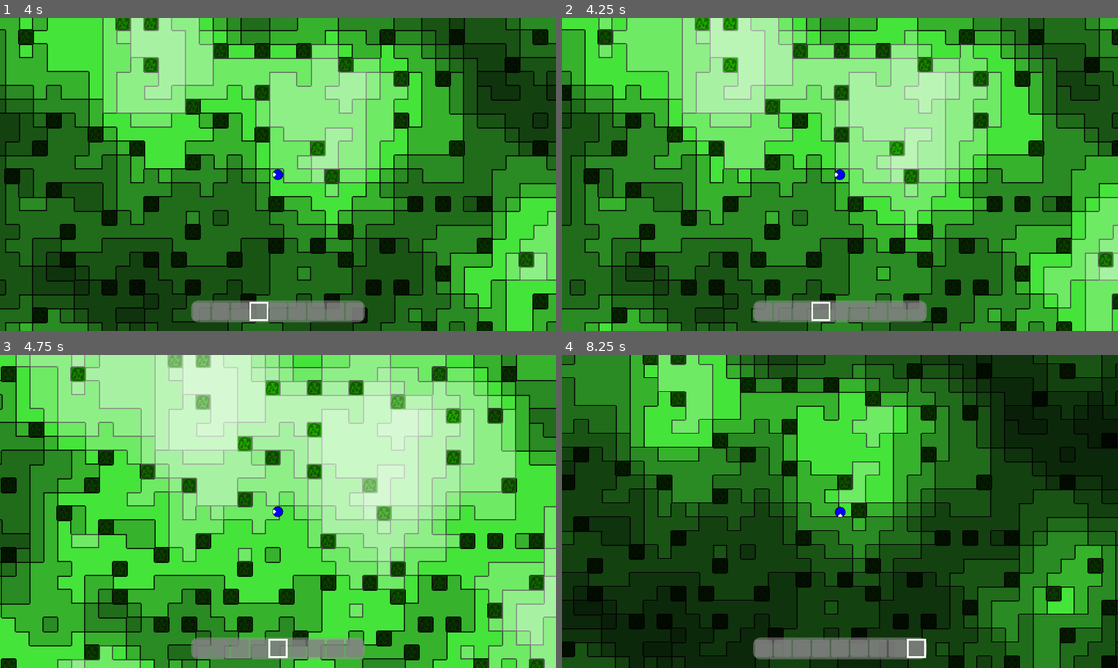
Above: before the commit, frames 1-4 (two rows, left to right).
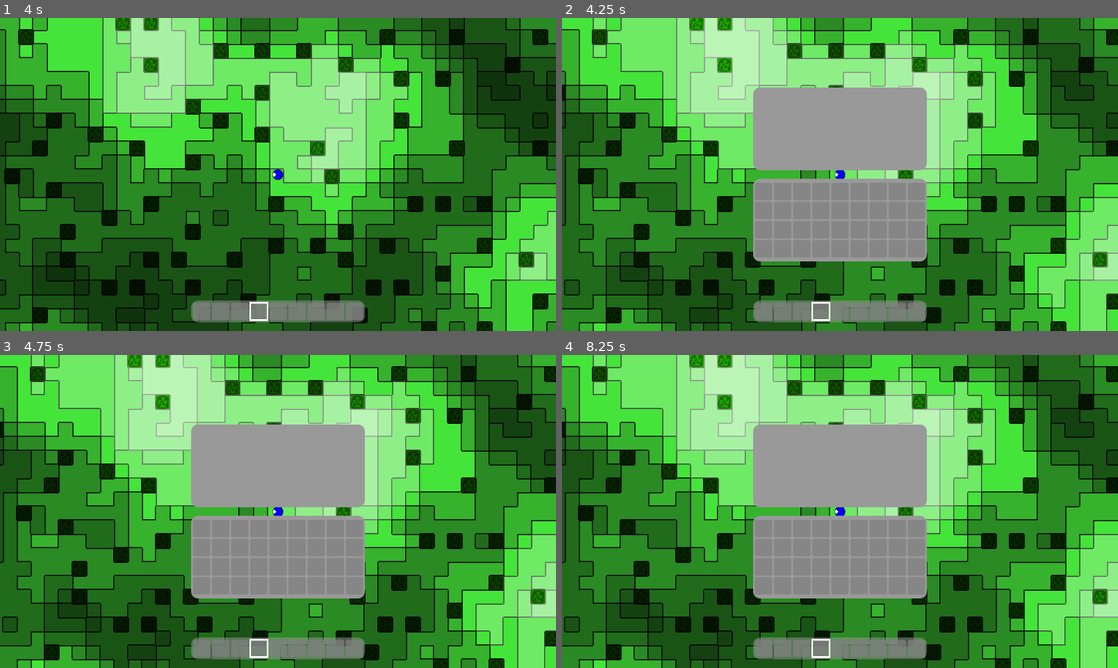
Above: after the commit, the same moments.

Repository: Bolgeg/godot_cuadrados
Game: Godot game, scene res://scenes/game.tscn
The game is run twice, just before and just after one commit, with the same random seed, the same clock (stepped at 60 frames per second) and the same inputs.
Inputs (mouse positions are in pixels of both pictures, inside the frame that each line leads up to):
- Up to frame 1 (4 s): tap Enter at 0.5, 3.5 s; move the mouse to (400, 158) at 0.52 s; hold D (move_right) 0.53-1.28 s; click (400, 158) at 0.6 s; move the mouse to (166, 190) at 1.27 s; hold S (move_down) 1.28-2.03 s; tap 1 (item_1) at 1.35 s; click (166, 190) at 1.55 s; tap Space at 2 s; move the mouse to (333, 105) at 2.02 s; hold D (move_right) 2.03-2.78 s; tap 2 (item_2) at 2.1 s; click (333, 105) at 2.3 s; move the mouse to (250, 237) at 2.77 s; hold W (move_up) 2.78-3.53 s; tap 3 (item_3) at 2.85 s; click (250, 237) at 3.05 s; move the mouse to (444, 221) at 3.52 s; hold A (move_left) from 3.53 s (still down); tap 4 (item_4) at 3.6 s; click (444, 221) at 3.8 s
- Up to frame 2 (4.25 s): keep holding A (move_left); tap E (open_inventory) at 4.15 s
- Up to frame 3 (4.75 s): keep holding A (move_left); move the mouse to (111, 464) at 4.27 s; tap 5 (item_5) at 4.35 s; click (111, 464) at 4.55 s
- Up to frame 4 (8.25 s): move the mouse to (867, 511) at 5.02 s; release A (move_left) at 5.03 s; hold S (move_down) 5.03-5.78 s; tap one key every 0.75 s from 5.1 s: 6 (item_6) 7 (item_7) 8 (item_8) 9 (item_9); click (867, 511) at 5.3 s; move the mouse to (756, 433) at 5.77 s; hold D (move_right) 5.78-6.53 s; click (756, 433) at 6.05 s; move the mouse to (962, 495) at 6.52 s; hold W (move_up) 6.53-7.28 s; click (962, 495) at 6.8 s; move the mouse to (728, 527) at 7.27 s; hold D (move_right) 7.28-8.03 s; click (728, 527) at 7.55 s; move the mouse to (895, 442) at 8.02 s; hold S (move_down) from 8.03 s (still down); click (895, 442) at 8.1 s

Frame 1 is identical in both runs. In frame 2, 36% of the frame differs, in the area x 0-100%, y 0-100%; in frame 3, 86%; in frame 4, 90%.

Commit message:
Add inventory

Diff:
--- /dev/null
+++ b/classes/inventory.gd
@@ -0,0 +1,50 @@
+class_name Inventory
+extends RefCounted
+
+const ROWS:=4
+const COLUMNS:=9
+const SIZE:=ROWS*COLUMNS
+
+var items:=[]
+
+func _init() -> void:
+	for i in range(SIZE):
+		items.append(Item.create_empty())
+
+func add_item(item:Item)->bool:
+	if item.quantity>0:
+		for i:Item in items:
+			if not i.is_empty():
+				if i.type_index==item.type_index:
+					i.quantity+=item.quantity
+					return true
+		for i in items.size():
+			if items[i].is_empty():
+				items[i]=item
+				return true
+		return false
+	return true
+
+func get_item_tool_speed(index:int)->float:
+	assert(index>=0 and index<SIZE,"Trying to check item tool speed from inventory at an out of bounds index")
+	return items[index].get_tool_speed()
+
+func item_is_block(index:int)->bool:
+	assert(index>=0 and index<SIZE,"Trying to check if item from inventory is block at an out of bounds index")
+	if items[index].is_empty():
+		return false
+	if items[index].has_block():
+		return true
+	return false
+
+func remove_item(index:int,quantity:int=1)->Item:
+	assert(index>=0 and index<SIZE,"Trying to remove item from inventory at an out of bounds index")
+	if items[index].is_empty():
+		return Item.create_empty()
+	if items[index].quantity<quantity:
+		quantity=items[index].quantity
+	var itemToReturn:=Item.new(items[index].type_index,quantity)
+	items[index]=Item.new(items[index].type_index,items[index].quantity-quantity)
+	if items[index].quantity==0:
+		items[index]=Item.create_empty()
+	return itemToReturn
--- a/classes/item.gd
+++ b/classes/item.gd
@@ -11,9 +11,37 @@
 static func create(type_name:String,quantity_to_set:int)->Item:
 	return new(Globals.get_item_type(type_name).index,quantity_to_set)
 
+static func create_empty()->Item:
+	return new(0,0)
+
+func duplicate()->Item:
+	return new(type_index,quantity)
+
+func swap(item:Item):
+	var type_index_copy=type_index
+	var quantity_copy=quantity
+	type_index=item.type_index
+	quantity=item.quantity
+	item.type_index=type_index_copy
+	item.quantity=quantity_copy
+
+func is_empty()->bool:
+	return quantity==0
+
 func has_block()->bool:
 	return type_index<Globals.block_types.size()
 
 func get_block()->Block:
 	assert(type_index<Globals.block_types.size(),"Tried to get block version of item that has no block version")
 	return Block.new(type_index)
+
+func get_item_type()->ItemType:
+	assert(type_index<Globals.item_types.size(),"Tried to get an item type out of bounds")
+	return Globals.item_types[type_index]
+
+func get_tool_speed()->float:
+	if is_empty():
+		return 1
+	if has_block():
+		return 1
+	return get_item_type().tool_speed
--- a/classes/item_type.gd
+++ b/classes/item_type.gd
@@ -3,6 +3,7 @@
 
 var index:=0
 var type_name:=""
+var tool_speed:=1.0
 
 func _init(index_to_set:int,type_name_to_set:String) -> void:
 	index=index_to_set
--- a/project.godot
+++ b/project.godot
@@ -97,3 +97,8 @@
 "events": [Object(InputEventKey,"resource_local_to_scene":false,"resource_name":"","device":-1,"window_id":0,"alt_press …(191 unchanged characters)…
 ]
 }
+mouse_click={
+"deadzone": 0.2,
+"events": [Object(InputEventMouseButton,"resource_local_to_scene":false,"resource_name":"","device":-1,"window_id":0,"alt_pressed":false,"shift_pressed":false,"ctrl_pressed":false,"meta_pressed":false,"button_mask":1,"position":Vector2(232, 23),"global_position":Vector2(241, 71),"factor":1.0,"button_index":1,"canceled":false,"pressed":true,"double_click":false,"script":null)
+]
+}
--- a/scenes/game.tscn
+++ b/scenes/game.tscn
@@ -6,9 +6,29 @@
 [ext_resource type="PackedScene" uid="uid://dgxnhh15ihwsg" path="res://scenes/breaking_block_overlay.tscn" id="3_iywne"]
 [ext_resource type="PackedScene" uid="uid://8hieda2qpbo" path="res://scenes/player.tscn" id="3_lnu2h"]
 [ext_resource type="Script" uid="uid://by6roddomqk88" path="res://scripts/toolbar.gd" id="6_p57ef"]
+[ext_resource type="Script" uid="uid://daf1xpur6wy8c" path="res://scripts/inventory_container.gd" id="7_u5sy4"]
+[ext_resource type="PackedScene" uid="uid://cpsdjwucf4nut" path="res://scenes/item_scene.tscn" id="8_gee14"]
 
 [sub_resource type="StyleBoxFlat" id="StyleBoxFlat_iywne"]
 bg_color = Color(0.6, 0.6, 0.6, 0.501961)
+corner_radius_top_left = 16
+corner_radius_top_right = 16
+corner_radius_bottom_right = 16
+corner_radius_bottom_left = 16
+
+[sub_resource type="StyleBoxFlat" id="StyleBoxFlat_gee14"]
+corner_radius_top_left = 16
+corner_radius_top_right = 16
+corner_radius_bottom_right = 16
+corner_radius_bottom_left = 16
+
+[sub_resource type="StyleBoxFlat" id="StyleBoxFlat_0tnpc"]
+corner_radius_top_left = 16
+corner_radius_top_right = 16
+corner_radius_bottom_right = 16
+corner_radius_bottom_left = 16
+
+[sub_resource type="StyleBoxFlat" id="StyleBoxFlat_u5sy4"]
 corner_radius_top_left = 16
 corner_radius_top_right = 16
 corner_radius_bottom_right = 16
@@ -71,3 +91,72 @@
 grow_horizontal = 2
 grow_vertical = 2
 columns = 9
+
+[node name="InventoryContainer" type="Control" parent="CanvasLayer"]
+unique_name_in_owner = true
+layout_mode = 3
+anchors_preset = 8
+anchor_left = 0.5
+anchor_top = 0.5
+anchor_right = 0.5
+anchor_bottom = 0.5
+offset_left = -200.0
+offset_top = -200.0
+offset_right = 200.0
+offset_bottom = 200.0
+grow_horizontal = 2
+grow_vertical = 2
+script = ExtResource("7_u5sy4")
+
+[node name="MouseItem" parent="CanvasLayer/InventoryContainer" instance=ExtResource("8_gee14")]
+unique_name_in_owner = true
+z_index = 3
+offset_left = -440.0
+offset_top = -160.0
+offset_right = -400.0
+offset_bottom = -120.0
+
+[node name="CraftingPanel" type="Panel" parent="CanvasLayer/InventoryContainer"]
+unique_name_in_owner = true
+layout_mode = 1
+anchors_preset = 10
+anchor_right = 1.0
+offset_bottom = 190.0
+grow_horizontal = 2
+theme_override_styles/panel = SubResource("StyleBoxFlat_gee14")
+
+[node name="ChestPanel" type="Panel" parent="CanvasLayer/InventoryContainer"]
+unique_name_in_owner = true
+visible = false
+layout_mode = 1
+anchors_preset = 10
+anchor_right = 1.0
+offset_bottom = 190.0
+grow_horizontal = 2
+theme_override_styles/panel = SubResource("StyleBoxFlat_0tnpc")
+
+[node name="InventoryPanel" type="Panel" parent="CanvasLayer/InventoryContainer"]
+unique_name_in_owner = true
+layout_mode = 1
+anchors_preset = 12
+anchor_top = 1.0
+anchor_right = 1.0
+anchor_bottom = 1.0
+offset_top = -190.0
+grow_horizontal = 2
+grow_vertical = 0
+theme_override_styles/panel = SubResource("StyleBoxFlat_u5sy4")
+
+[node name="InventoryGridContainer" type="GridContainer" parent="CanvasLayer/InventoryContainer/InventoryPanel"]
+unique_name_in_owner = true
+layout_mode = 1
+anchors_preset = 8
+anchor_left = 0.5
+anchor_top = 0.5
+anchor_right = 0.5
+anchor_bottom = 0.5
+grow_horizontal = 2
+grow_vertical = 2
+columns = 9
+
+[connection signal="mouse_clicked_to_move_item" from="CanvasLayer/InventoryContainer" to="." method="_on_inventory_container_mouse_clicked_to_move_item"]
--- a/scenes/item_scene.tscn
+++ b/scenes/item_scene.tscn
@@ -4,6 +4,7 @@
 [ext_resource type="Script" uid="uid://buhpsw25q0lk1" path="res://scripts/item_scene.gd" id="1_p1nqj"]
 
 [sub_resource type="AtlasTexture" id="AtlasTexture_p1nqj"]
+resource_local_to_scene = true
 atlas = ExtResource("1_a127h")
 region = Rect2(0, 0, 32, 32)
 filter_clip = true
--- a/scenes/item_slot.tscn
+++ b/scenes/item_slot.tscn
@@ -4,6 +4,7 @@
 [ext_resource type="PackedScene" uid="uid://cpsdjwucf4nut" path="res://scenes/item_scene.tscn" id="2_eqbkm"]
 
 [sub_resource type="StyleBoxFlat" id="StyleBoxFlat_qwnti"]
+resource_local_to_scene = true
 bg_color = Color(0.501961, 0.501961, 0.501961, 0.752941)
 corner_radius_top_left = 4
 corner_radius_top_right = 4
@@ -18,7 +19,8 @@
 offset_bottom = 40.0
 script = ExtResource("1_567tv")
 
-[node name="Panel" type="Panel" parent="."]
+[node name="BackgroundPanel" type="Panel" parent="."]
+unique_name_in_owner = true
 layout_mode = 0
 offset_right = 40.0
 offset_bottom = 40.0
--- a/scripts/game.gd
+++ b/scripts/game.gd
@@ -8,6 +8,9 @@
 
 var world_seed:=0
 var chunks:={}
+var inventory:Inventory=Inventory.new()
+
+var inventory_mouse_item:=Item.create_empty()
 
 var block_outline_active:=false
 var block_outline_location:=Vector2i(0,0)
@@ -110,6 +113,9 @@
 	else:
 		block_outline_active=false
 
+	if %InventoryContainer.visible:
+		block_outline_active=false
+
 	if block_outline_active:
 		%BlockOutline.visible=true
 		%BlockOutline.global_position=block_outline_location*Cell.SIZE
@@ -218,16 +224,20 @@
 	var column:=get_block_column_at(cell_location)
 	if column==null:
 		return
-	column.put_block(player_put_block())
+	if player_can_put_block():
+		column.put_block(player_put_block())
 
 func player_get_block(block:Block):
-	pass
+	inventory.add_item(block.get_item())
+
+func player_can_put_block()->bool:
+	return inventory.item_is_block(%Toolbar.selected_item_index)
 
 func player_put_block()->Block:
-	return Block.create("stone")
+	return inventory.remove_item(%Toolbar.selected_item_index).get_block()
 
 func get_current_tool_speed()->float:
-	return 1
+	return inventory.get_item_tool_speed(%Toolbar.selected_item_index)
 
 func _ready() -> void:
 	update_chunk_loading()
@@ -238,7 +248,26 @@
 	update_chunk_loading()
 	update_block_outline(delta)
 	update_breaking_block_overlay()
+	%InventoryContainer.update_items(inventory)
+	%InventoryContainer.update_mouse_item(inventory_mouse_item)
+	%Toolbar.update_items(inventory)
 
 func _physics_process(_delta: float) -> void:
 	var cell_position=get_cell_location(Vector2i(%Player.global_position.floor()))
 	%Player.set_position_z(get_altitude_at(cell_position))
+	%Player.movable=not %InventoryContainer.visible
+
+
+func _input(_event: InputEvent) -> void:
+	if Input.is_action_just_pressed("open_inventory"):
+		if %InventoryContainer.visible:
+			if not inventory_mouse_item.is_empty():
+				inventory.add_item(inventory_mouse_item)
+				inventory_mouse_item=Item.create_empty()
+			%InventoryContainer.close()
+		else:
+			%InventoryContainer.open()
+
+func _on_inventory_container_mouse_clicked_to_move_item(item_index: int) -> void:
+	var item:Item=inventory.items[item_index]
+	item.swap(inventory_mouse_item)
--- a/scripts/globals.gd
+++ b/scripts/globals.gd
@@ -21,10 +21,15 @@
 
 	add_block_item_types()
 
-	#TODO add item types here
+	add_item_type("bronze_ingot")
+	add_tool_item_type("wood_pickaxe",4)
+	add_tool_item_type("copper_pickaxe",10)
+	add_tool_item_type("tin_pickaxe",10)
+	add_tool_item_type("bronze_pickaxe",40)
+	add_tool_item_type("iron_pickaxe",200)
 
 func get_base_block_type_name()->String:
-	return "stone"
+	return "hard_stone"
 
 func add_block_item_types():
 	for block_type in block_types:
@@ -42,6 +47,10 @@
 	item_types.append(item_type)
 	item_types_dict[type_name]=item_type
 
+func add_tool_item_type(type_name:String,tool_speed:float):
+	add_item_type(type_name)
+	item_types.back().tool_speed=tool_speed
+
 func get_block_type(type_name:String):
 	assert(block_types_dict.has(type_name),"Block type not found: "+type_name)
 	return block_types_dict[type_name]
--- /dev/null
+++ b/scripts/inventory_container.gd
@@ -0,0 +1,50 @@
+extends Control
+
+signal mouse_clicked_to_move_item(item_index:int)
+
+func _ready() -> void:
+	visible=false
+	var item_slot_scene=preload("res://scenes/item_slot.tscn")
+	%InventoryGridContainer.columns=Inventory.COLUMNS
+	for i in range(%InventoryGridContainer.columns*Inventory.ROWS):
+		%InventoryGridContainer.add_child(item_slot_scene.instantiate())
+	initialize_items()
+
+func initialize_items():
+	for index_in_container in range(%InventoryGridContainer.get_child_count()):
+		var child=%InventoryGridContainer.get_child(index_in_container)
+		child.set_as_movable(container_to_inventory_index(index_in_container))
+		child.mouse_clicked_to_move.connect(on_mouse_clicked_to_move)
+
+func on_mouse_clicked_to_move(item_slot_index:int):
+	if visible:
+		mouse_clicked_to_move_item.emit(item_slot_index)
+
+func container_to_inventory_index(index_in_container:int)->int:
+	var index_in_inventory=index_in_container+Inventory.COLUMNS
+	if index_in_inventory>=Inventory.SIZE:
+		index_in_inventory-=Inventory.SIZE
+	return index_in_inventory
+
+func update_items(inventory:Inventory):
+	for index_in_container in range(%InventoryGridContainer.get_child_count()):
+		var child=%InventoryGridContainer.get_child(index_in_container)
+		var index_in_inventory=container_to_inventory_index(index_in_container)
+		child.set_item(inventory.items[index_in_inventory])
+
+func update_mouse_item(item:Item):
+	%MouseItem.set_item(item)
+	%MouseItem.global_position=get_viewport().get_mouse_position()
+
+func open():
+	visible=true
+	%CraftingPanel.visible=true
+	%ChestPanel.visible=false
+
+func open_chest():
+	visible=true
+	%CraftingPanel.visible=false
+	%ChestPanel.visible=true
+
+func close():
+	visible=false
--- a/scripts/item_scene.gd
+++ b/scripts/item_scene.gd
@@ -1,7 +1,16 @@
 extends Control
 
-func set_item(item:Item):
-	if item==null:
+var item:Item=Item.create_empty()
+
+func _ready() -> void:
+	update_visualization()
+
+func set_item(item_to_set:Item):
+	item=item_to_set.duplicate()
+	update_visualization()
+
+func update_visualization():
+	if item.quantity==0:
 		%Texture.visible=false
 		%QuantityLabel.text=""
 	else:
@@ -16,7 +25,7 @@
 		var tex_x:int=%Texture.texture.atlas.get_size().x/Cell.SIZE
 		@warning_ignore("integer_division")
 		var offset=Vector2i(index%tex_x,index/tex_x)*Cell.SIZE
-		%Texture.texture.atlas.region.position=offset
+		%Texture.texture.region.position=Vector2(offset)
 
 		if item.quantity==1:
 			%QuantityLabel.text=""
--- a/scripts/item_slot.gd
+++ b/scripts/item_slot.gd
@@ -1,4 +1,9 @@
 extends Control
+
+var index:=0
+var item_movable:=false
+
+signal mouse_clicked_to_move(item_slot_index:int)
 
 func _ready() -> void:
 	%ToolbarOutline.visible=false
@@ -8,3 +13,19 @@
 
 func set_item(item:Item):
 	%ItemScene.set_item(item)
+
+func set_as_movable(index_to_set:int):
+	item_movable=true
+	index=index_to_set
+
+func _process(_delta: float) -> void:
+	var color:=Color8(128,128,128,192)
+	var mouse_hover:=false
+	if item_movable:
+		if Rect2(global_position,size).has_point(get_viewport().get_mouse_position()):
+			mouse_hover=true
+			color=Color8(192,192,192,192)
+	%BackgroundPanel.get_theme_stylebox("panel").bg_color=color
+	if item_movable and mouse_hover:
+		if Input.is_action_just_pressed("mouse_click"):
+			mouse_clicked_to_move.emit(index)
--- a/scripts/player.gd
+++ b/scripts/player.gd
@@ -4,6 +4,7 @@
 const SPEED:=5
 
 var position_z:int=0
+var movable:=true
 
 func _init() -> void:
 	set_position_z(Chunk.MAX_HEIGHT)
@@ -19,8 +20,9 @@
 
 func _physics_process(_delta: float) -> void:
 	var movement:=Vector2(0,0)
-	movement.x=Input.get_axis("move_left","move_right")
-	movement.y=Input.get_axis("move_up","move_down")
+	if movable:
+		movement.x=Input.get_axis("move_left","move_right")
+		movement.y=Input.get_axis("move_up","move_down")
 	if movement.length()>1:
 		movement=movement.normalized()
 	if movement.length()>0:
--- a/scripts/toolbar.gd
+++ b/scripts/toolbar.gd
@@ -4,14 +4,16 @@
 
 func _ready() -> void:
 	var item_slot_scene=preload("res://scenes/item_slot.tscn")
+	%ToolbarGridContainer.columns=Inventory.COLUMNS
 	for i in range(%ToolbarGridContainer.columns):
 		%ToolbarGridContainer.add_child(item_slot_scene.instantiate())
-	set_items_as_empty()
 	set_selected_item(0)
 
-func set_items_as_empty():
-	for child in %ToolbarGridContainer.get_children():
-		child.set_item(null)
+func update_items(inventory:Inventory):
+	for index_in_container in range(%ToolbarGridContainer.get_child_count()):
+		var child=%ToolbarGridContainer.get_child(index_in_container)
+		var index_in_inventory=index_in_container
+		child.set_item(inventory.items[index_in_inventory])
 
 func set_selected_item(index:int):
 	var children:=%ToolbarGridContainer.get_children()
@@ -33,7 +35,8 @@
 		"item_8":7,
 		"item_9":8,
 	}
-	for action in ACTIONS:
-		if Input.is_action_just_pressed(action):
-			set_selected_item(ACTIONS[action])
-			break
+	if not %InventoryContainer.visible:
+		for action in ACTIONS:
+			if Input.is_action_just_pressed(action):
+				set_selected_item(ACTIONS[action])
+				break
Not shown, added: classes/inventory.gd.uid
Not shown: 1 places in scenes/game.tscn that only renumber resources
Not shown, added: scripts/inventory_container.gd.uid
